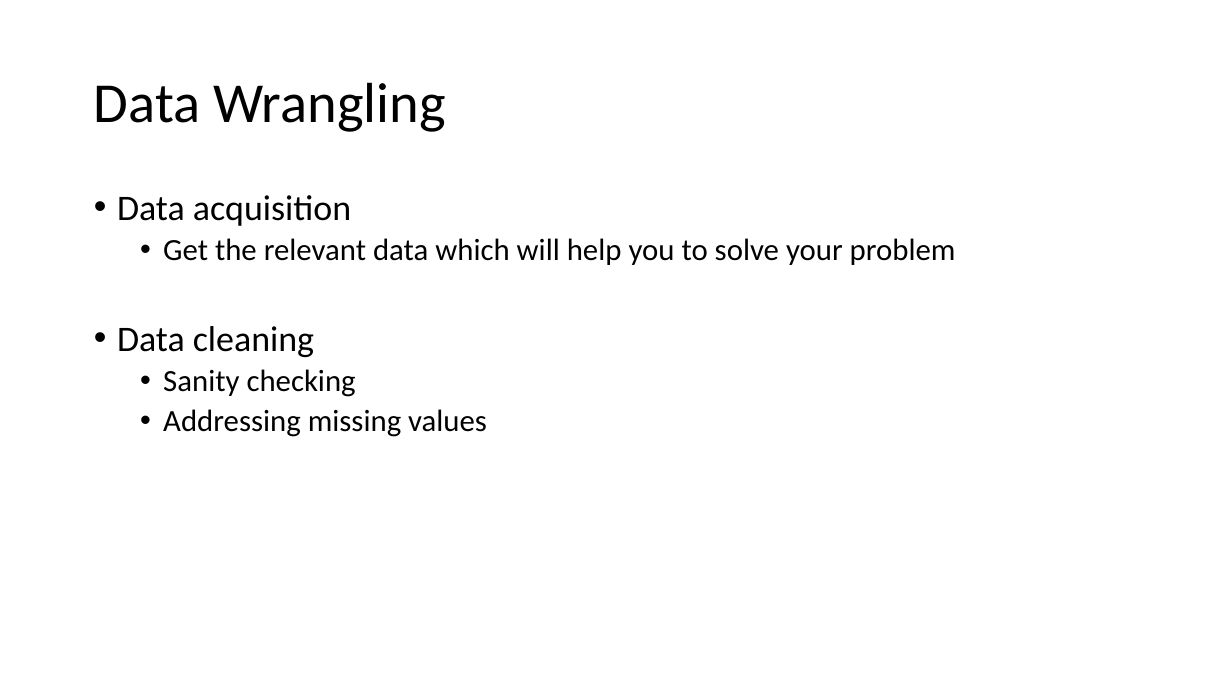
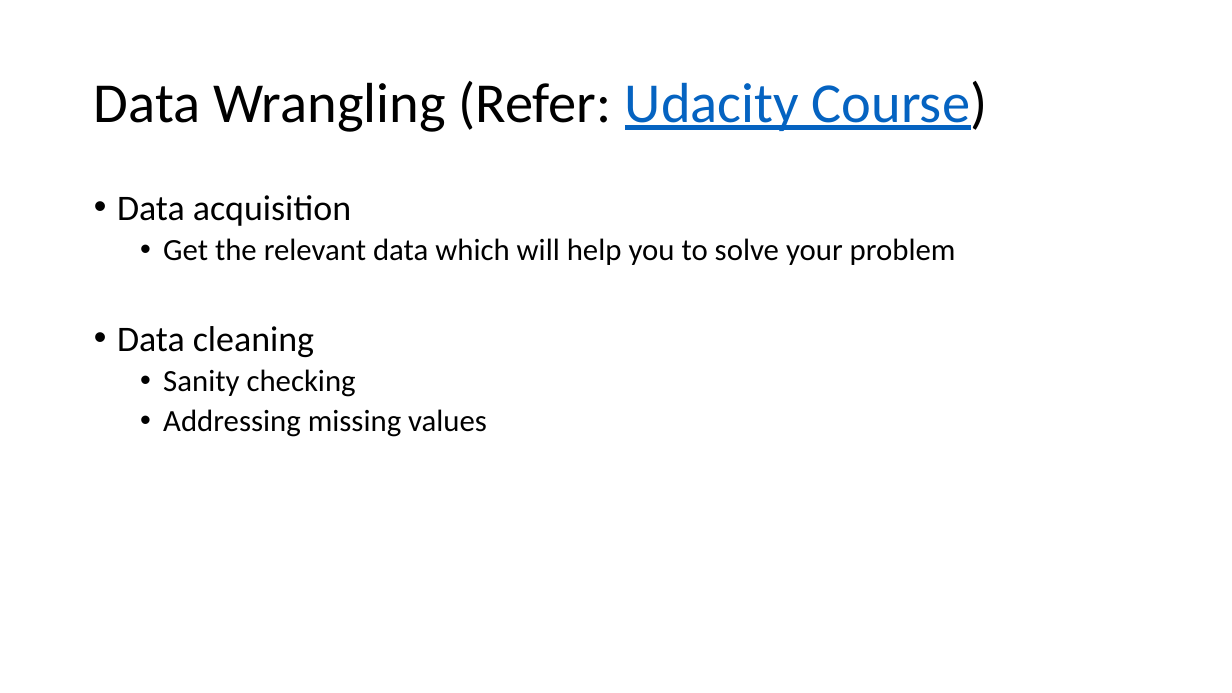
Before and after one commit to kelsadita/Machine-Learning-Talk, a slide deck: slide 19 of Machine_Learning.pptx (slide 18 before the commit). Drawn at 1232x693 pixels with LibreOffice and Linux fonts; fonts in the diff are those of the drawing. Boxes give left, top, right and bottom in pixels: in the first picture for what was removed or moved away, otherwise in the second. Text is boxed around its words. In the diff, an @@ line names an element or a change of style, - is before the commit and + after.

```diff
--- a/Machine_Learning.pptx
+++ b/Machine_Learning.pptx
@@ title at bbox=[94, 81, 988, 132]: text changed @@
-Data Wrangling
+Data Wrangling (Refer: Udacity Course)
```
Also in this commit, not shown: 3 other slides changed, 3 other files.
